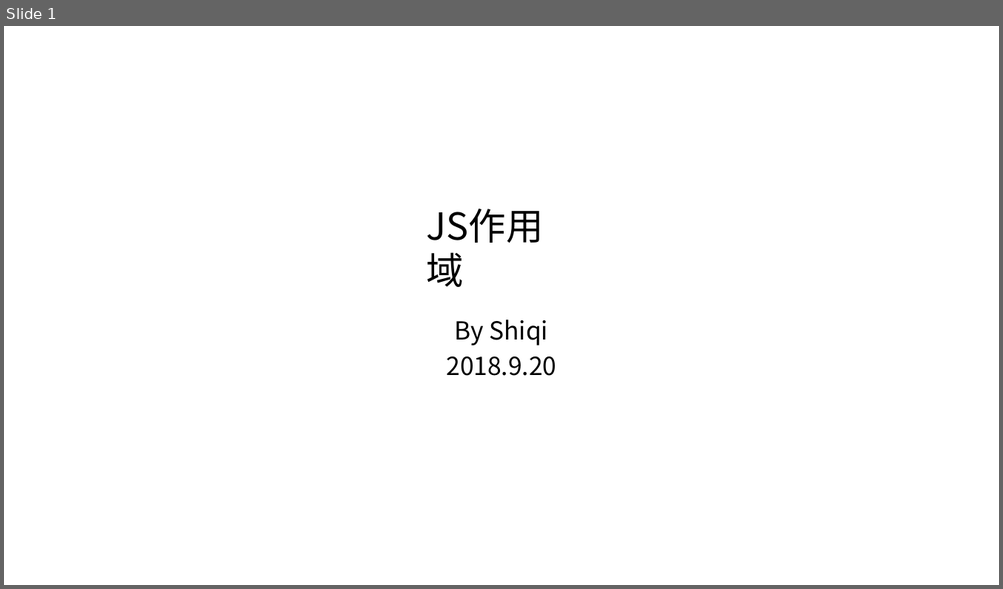
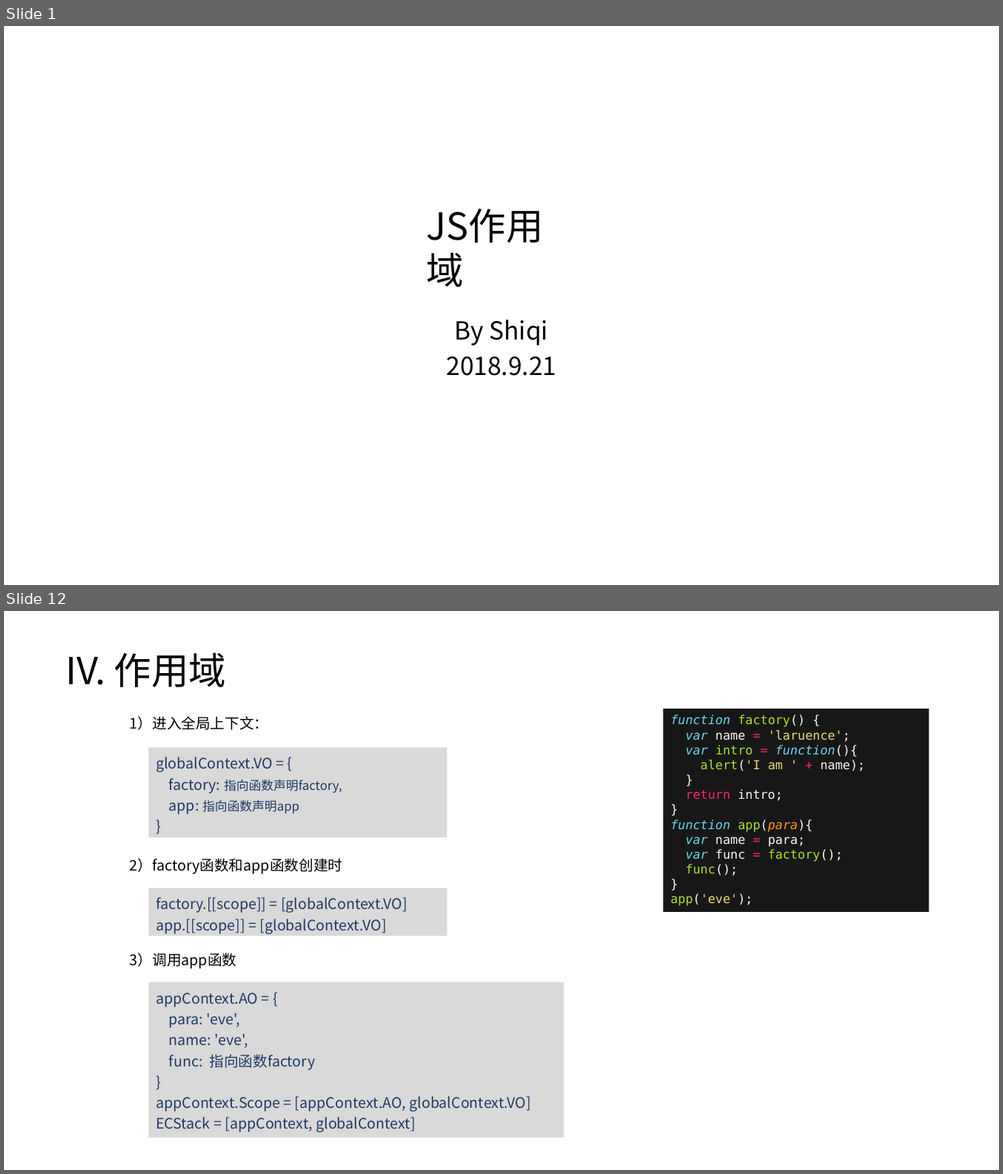
Before and after one commit to timeless15/timeless15.github.io, a slide deck: scope.pptx. Shown one above the other, each under a label of ours: slide 1 before the commit, slides 1 and 12 after it; the slides between them are not shown. The pictures are 1003x589 and 1003x1174 pixels, drawn with LibreOffice and Linux fonts; fonts in the diff are those of the drawing. Boxes give left, top, right and bottom in pixels: in the first picture for what was removed or moved away, otherwise in the second. Text is boxed around its words. In the diff, an @@ line names an element or a change of style, - is before the commit and + after.

```diff
--- a/scope.pptx
+++ b/scope.pptx
@@ slide 12 added at [4, 611, 999, 1170], background #FFFFFF @@
@@ text added at [65, 652, 226, 687], 36 pt, text #000000 @@
+IV. 作用域
@@ text added at [130, 716, 269, 730], 14 pt, text #000000 @@
+1）进入全局上下文：
@@ rectangle added at [663, 709, 928, 912], fill #181717, 12 pt, text #F8F8F2 @@
+function factory() {
+var name = 'laruence';
+var intro = function(){
+alert('I am ' + name);
+}
+return intro;
+}
+function app(para){
+var name = para;
+var func = factory();
+func();
+}
+app('eve');
@@ rectangle added at [149, 748, 447, 838], fill #D9D9D9, 14 pt, text #203864 @@
+globalContext.VO = {
+factory: 指向函数声明factory,
+app: 指向函数声明app
+}
@@ text added at [130, 858, 342, 874], 14 pt, text #000000 @@
+2）factory函数和app函数创建时
@@ rectangle added at [149, 889, 447, 937], fill #D9D9D9, 14 pt, text #203864 @@
+factory.[[scope]] = [globalContext.VO]
+app.[[scope]] = [globalContext.VO]
@@ text added at [130, 953, 237, 969], 14 pt, text #000000 @@
+3）调用app函数
@@ rectangle added at [149, 982, 563, 1138], fill #D9D9D9, 14 pt, text #203864 @@
+appContext.AO = {
+para: 'eve',
+name: 'eve',
+func: 指向函数factory
+}
+appContext.Scope = [appContext.AO, globalContext.VO]
+ECStack = [appContext, globalContext]
@@ slide 1 changed as well @@
@@ text at [446, 357, 556, 376]: text changed @@
-2018.9.20
+2018.9.21
```
Also in this commit, not shown: 4 other slides changed, 9 other slides added, 1 slide removed, 8 other files.
